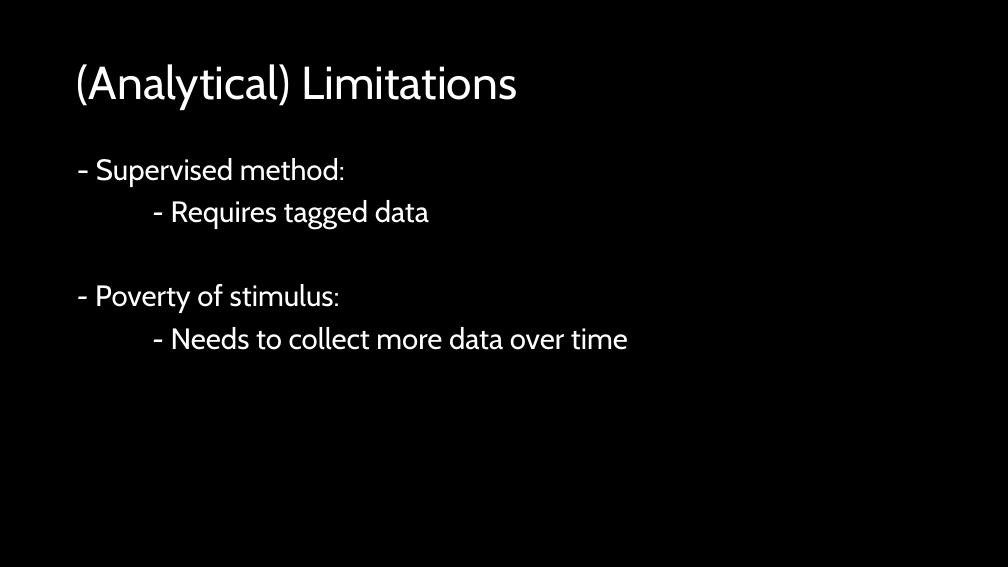
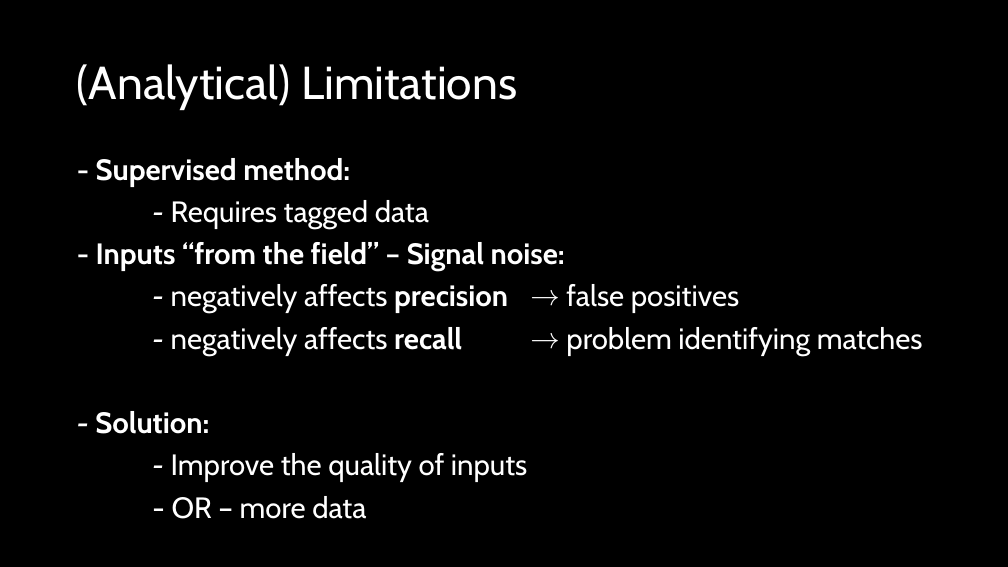
Before and after one commit to PENNET-dev/hackathon-uW-2024, a slide deck: slide 17 of Hackathon Presentation.pptx (slide 16 before the commit). Drawn at 1008x567 pixels with LibreOffice and Linux fonts; fonts in the diff are those of the drawing. Boxes give left, top, right and bottom in pixels: in the first picture for what was removed or moved away, otherwise in the second. Text is boxed around its words. In the diff, an @@ line names an element or a change of style, - is before the commit and + after.

```diff
--- a/Hackathon Presentation.pptx
+++ b/Hackathon Presentation.pptx
@@ text at (96,158,350,187): bold on in "- Supervised method:" @@
@@ text at (95,242,923,519): text changed @@
-- Poverty of stimulus:
-- Needs to collect more data over time
+- Inputs “from the field” – Signal noise:
+- negatively affects precision → false positives
+- negatively affects recall → problem identifying matches
+- Solution:
+- Improve the quality of inputs
+- OR – more data
```
Also in this commit, not shown: 4 other slides changed, 7 slides added, 1 slide removed.
